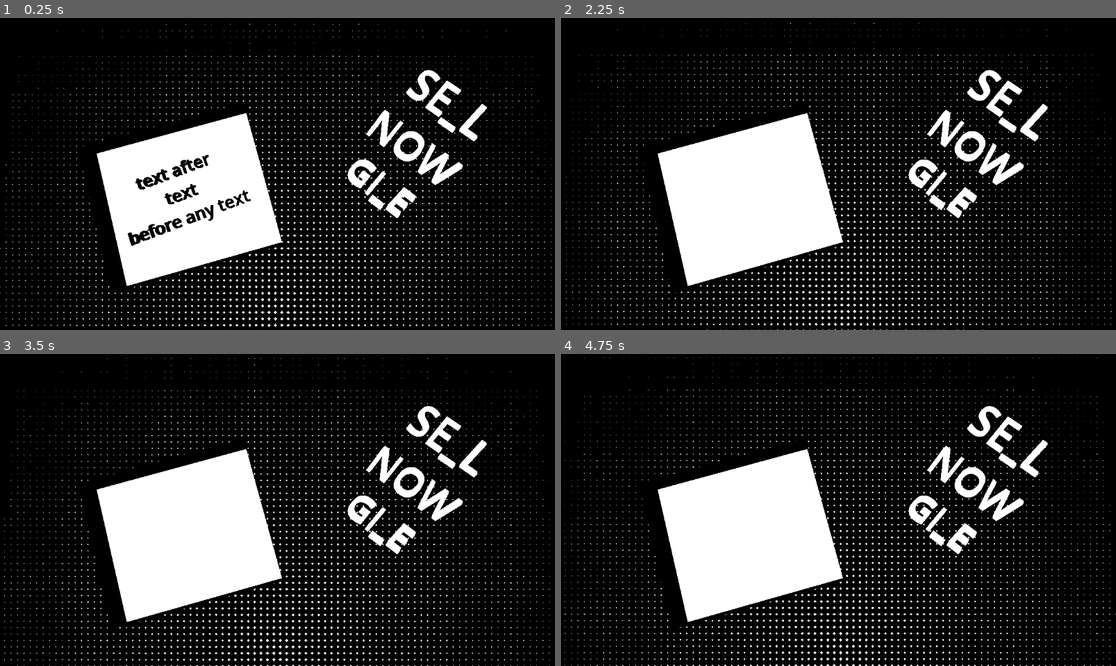
Above: before the commit, frames 1-4 (two rows, left to right).
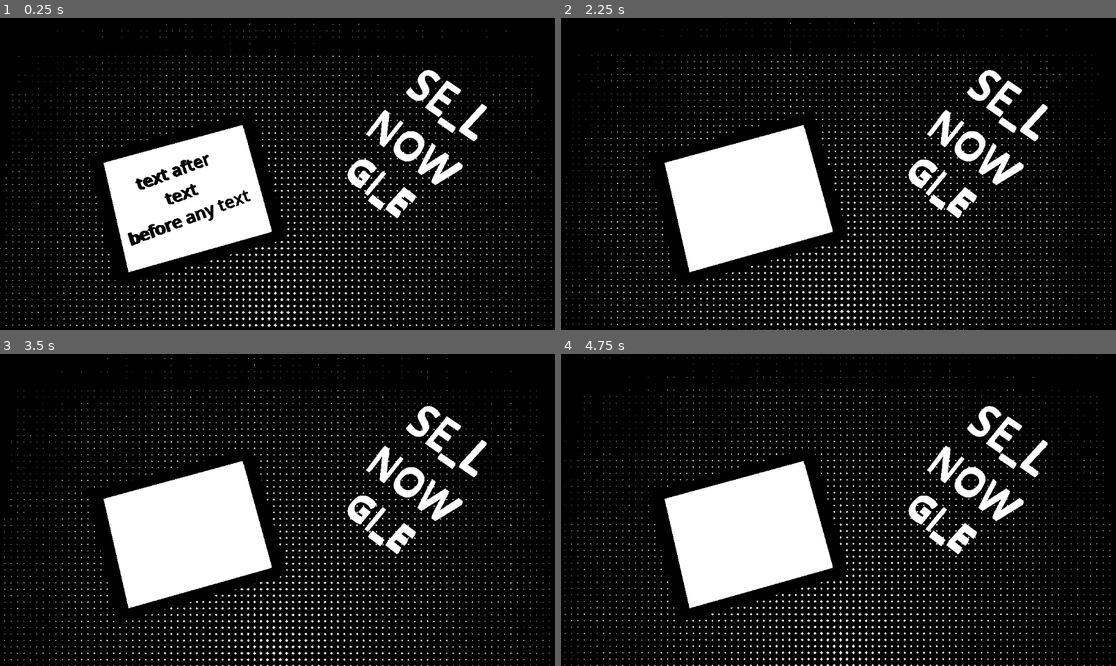
Above: after the commit, the same moments.

Repository: aHDpeee/CapitalismBut..
Game: Godot game, scene res://Scenes/desktop_3d.tscn
Same seed, same stepped clock (60 frames per second), same inputs: the game is played once before the commit and once after it.
Inputs:
- Up to frame 1 (0.25 s): no input
- Up to frame 2 (2.25 s): tap Enter at 0.5 s
- Up to frame 3 (3.5 s): no input
- Up to frame 4 (4.75 s): no input

The runs differ from the first frame. In frame 1, 3.2% of the frame differs, in the area x 14-52%, y 28-87%; in frame 2, 3.2%; in frame 3, 3.2%; in frame 4, 3.2%, in the area x 14-52%, y 27-88%.

Commit message:
Letters now drops and moves viea letters

Diff:
--- /dev/null
+++ b/Scenes/LevelTypes/anotherView.tscn
@@ -0,0 +1,50 @@
+[gd_scene format=3 uid="uid://41dc8xr88c7j"]
+
+[ext_resource type="PackedScene" uid="uid://cq4gxtstimund" path="res://Scenes/dithering.tscn" id="1_fbpbs"]
+
+[sub_resource type="CanvasItemMaterial" id="CanvasItemMaterial_cub8s"]
+
+[node name="Desktop3D" type="Node3D" unique_id=2131246589]
+
+[node name="SpotLight3D" type="SpotLight3D" parent="." unique_id=177814653]
+transform = Transform3D(1, 0, 0, 0, -0.14157511, 0.98992753, 0, -0.98992753, -0.14157511, 0, 3.1866171, 0.46919906)
+light_energy = 0.925
+distance_fade_begin = 0.0
+distance_fade_shadow = 4096.0
+spot_range = 6.839
+spot_attenuation = 2.71
+spot_angle = 65.73
+spot_angle_attenuation = 5.2780128
+
+[node name="OmniLight3D" type="OmniLight3D" parent="." unique_id=741493921]
+transform = Transform3D(1, 0, 0, 0, 1, 0, 0, 0, 1, -0.06644142, 1.9988706, 0.77108467)
+light_energy = 1.94
+light_indirect_energy = 8.295
+omni_range = 0.849
+omni_attenuation = 3.763
+
+[node name="SubViewportContainer" type="SubViewportContainer" parent="." unique_id=473255011]
+material = SubResource("CanvasItemMaterial_cub8s")
+anchors_preset = 15
+anchor_right = 1.0
+anchor_bottom = 1.0
+grow_horizontal = 2
+grow_vertical = 2
+size_flags_horizontal = 3
+size_flags_vertical = 3
+stretch = true
+metadata/_edit_use_anchors_ = true
+
+[node name="Dithering" parent="SubViewportContainer" unique_id=1856546249 instance=ExtResource("1_fbpbs")]
+
+[node name="Workspace" type="SubViewport" parent="SubViewportContainer" unique_id=278021505]
+transparent_bg = true
+handle_input_locally = false
+size = Vector2i(1152, 648)
+size_2d_override_stretch = true
+render_target_update_mode = 4
+
+[node name="OverCamera" type="Camera3D" parent="SubViewportContainer/Workspace" unique_id=956014168]
+transform = Transform3D(1, 0, 0, 0, 0.112041235, 0.9937036, 0, -0.9937036, 0.112041235, 0, 2.5017164, 0.39595973)
+cull_mask = 1047552
+fov = 46.0
--- /dev/null
+++ b/Scenes/LevelTypes/anotherWord.tscn
@@ -0,0 +1,54 @@
+[gd_scene format=3 uid="uid://dv1s5y0ikksw4"]
+
+[ext_resource type="PackedScene" uid="uid://cq4gxtstimund" path="res://Scenes/dithering.tscn" id="1_wrekw"]
+[ext_resource type="PackedScene" uid="uid://b5t340i1ok5bv" path="res://Scenes/words.tscn" id="2_jwpjo"]
+
+[sub_resource type="CanvasItemMaterial" id="CanvasItemMaterial_cub8s"]
+
+[node name="Desktop3D" type="Node3D" unique_id=2131246589]
+
+[node name="SpotLight3D" type="SpotLight3D" parent="." unique_id=177814653]
+transform = Transform3D(1, 0, 0, 0, -0.14157511, 0.98992753, 0, -0.98992753, -0.14157511, 0, 3.1866171, 0.46919906)
+light_energy = 0.925
+distance_fade_begin = 0.0
+distance_fade_shadow = 4096.0
+spot_range = 6.839
+spot_attenuation = 2.71
+spot_angle = 65.73
+spot_angle_attenuation = 5.2780128
+
+[node name="OmniLight3D" type="OmniLight3D" parent="." unique_id=741493921]
+transform = Transform3D(1, 0, 0, 0, 1, 0, 0, 0, 1, -0.06644142, 1.9988706, 0.77108467)
+light_energy = 1.94
+light_indirect_energy = 8.295
+omni_range = 0.849
+omni_attenuation = 3.763
+
+[node name="SubViewportContainer" type="SubViewportContainer" parent="." unique_id=473255011]
+material = SubResource("CanvasItemMaterial_cub8s")
+anchors_preset = 15
+anchor_right = 1.0
+anchor_bottom = 1.0
+grow_horizontal = 2
+grow_vertical = 2
+size_flags_horizontal = 3
+size_flags_vertical = 3
+stretch = true
+metadata/_edit_use_anchors_ = true
+
+[node name="Dithering" parent="SubViewportContainer" unique_id=1856546249 instance=ExtResource("1_wrekw")]
+
+[node name="Workspace" type="SubViewport" parent="SubViewportContainer" unique_id=278021505]
+transparent_bg = true
+handle_input_locally = false
+size = Vector2i(1152, 648)
+size_2d_override_stretch = true
+render_target_update_mode = 4
+
+[node name="OverCamera" type="Camera3D" parent="SubViewportContainer/Workspace" unique_id=956014168]
+transform = Transform3D(1, 0, 0, 0, 0.112041235, 0.9937036, 0, -0.9937036, 0.112041235, 0, 2.5017164, 0.39595973)
+cull_mask = 1047552
+fov = 46.0
+
+[node name="Words" parent="SubViewportContainer/Workspace" unique_id=726910023 instance=ExtResource("2_jwpjo")]
+transform = Transform3D(0.315, 0, 0, 0, 0.315, 0, 0, 0, 0.315, 0.47566134, 1.093867, 0.09811269)
--- a/Scenes/letter.tscn
+++ b/Scenes/letter.tscn
@@ -1,31 +1,43 @@
-[gd_scene format=3 uid="uid://pdkdy2dm31o1"]
+[gd_scene format=3 uid="uid://bc2e0fqulouuk"]
 
-[ext_resource type="Script" uid="uid://dgte0x5yotehe" path="res://Scripts/letter.gd" id="1_45tj6"]
+[ext_resource type="Script" uid="uid://dgte0x5yotehe" path="res://Scripts/letter.gd" id="1_ka838"]
 
-[sub_resource type="StandardMaterial3D" id="StandardMaterial3D_45tj6"]
-render_priority = 1
-transparency = 1
+[sub_resource type="PhysicsMaterial" id="PhysicsMaterial_ka838"]
+
+[sub_resource type="BoxShape3D" id="BoxShape3D_ka838"]
+size = Vector3(0.056762695, 0.06768799, 0.0546875)
+
+[sub_resource type="StandardMaterial3D" id="StandardMaterial3D_7n1mw"]
 shading_mode = 0
+
+[sub_resource type="TextMesh" id="TextMesh_sqwnb"]
+material = SubResource("StandardMaterial3D_7n1mw")
+text = "o"
+font_size = 10
+
+[sub_resource type="StandardMaterial3D" id="StandardMaterial3D_ka838"]
 albedo_color = Color(0, 0, 0, 1)
-grow = true
-grow_amount = 0.056
-stencil_mode = 3
-stencil_flags = 1
-stencil_compare = 5
-metadata/_stencil_owned = true
 
-[sub_resource type="StandardMaterial3D" id="StandardMaterial3D_ybp5m"]
-next_pass = SubResource("StandardMaterial3D_45tj6")
-stencil_mode = 1
-stencil_flags = 2
-stencil_outline_thickness = 0.056
+[sub_resource type="TextMesh" id="TextMesh_xbl6t"]
+material = SubResource("StandardMaterial3D_ka838")
+flip_faces = true
+text = "o"
+font_size = 10
 
-[sub_resource type="TextMesh" id="TextMesh_d4lrx"]
-material = SubResource("StandardMaterial3D_ybp5m")
-text = "7"
-font_size = 127
+[node name="Letter" type="RigidBody3D" unique_id=621393627]
+collision_layer = 257
+collision_mask = 257
+physics_material_override = SubResource("PhysicsMaterial_ka838")
+constant_force = Vector3(0, -20.125, 0)
+script = ExtResource("1_ka838")
 
-[node name="Letter" type="MeshInstance3D" unique_id=773841146]
-mesh = SubResource("TextMesh_d4lrx")
-script = ExtResource("1_45tj6")
-letter = "8"
+[node name="Collision" type="CollisionShape3D" parent="." unique_id=30077847]
+transform = Transform3D(1, 0, 0, 0, 1, 0, 0, 0, 1, -0.0066645443, -0.011688232, 0.0009765625)
+shape = SubResource("BoxShape3D_ka838")
+
+[node name="Shape" type="MeshInstance3D" parent="." unique_id=608263764]
+mesh = SubResource("TextMesh_sqwnb")
+
+[node name="Outline" type="MeshInstance3D" parent="Shape" unique_id=581466753]
+transform = Transform3D(1.135, 0, 0, 0, 1.135, 0, 0, 0, 1.135, 0, 0, 0)
+mesh = SubResource("TextMesh_xbl6t")
--- /dev/null
+++ b/Scenes/make_view.tscn
@@ -0,0 +1,15 @@
+[gd_scene format=3 uid="uid://c3rfd0crj1xfs"]
+
+[ext_resource type="Script" uid="uid://bp5lk013obpue" path="res://make_view.gd" id="1_20200"]
+[ext_resource type="PackedScene" uid="uid://canodryngwne8" path="res://Scenes/typing_area.tscn" id="2_k6k8p"]
+
+[node name="makeView" type="Node3D" unique_id=1882131718]
+script = ExtResource("1_20200")
+
+[node name="TypingArea" parent="." unique_id=1747342196 instance=ExtResource("2_k6k8p")]
+transform = Transform3D(0.99999994, 0, 0, 0, 1, 0, 0, 0, 0.99999994, 0, 0, 0)
+
+[node name="Camera3D" type="Camera3D" parent="." unique_id=1785864042]
+transform = Transform3D(1, 0, 0, 0, 0.03212598, 0.99948376, 0, -0.99948376, 0.03212598, 2.3841858e-07, 0.5465896, -0.056916952)
+
+[node name="Letters" type="Node3D" parent="." unique_id=202657891]
--- a/Scenes/typing_area.tscn
+++ b/Scenes/typing_area.tscn
@@ -1,38 +1,58 @@
 [gd_scene format=3 uid="uid://canodryngwne8"]
-
-[sub_resource type="StandardMaterial3D" id="StandardMaterial3D_4sr8l"]
-render_priority = 1
-transparency = 1
-shading_mode = 0
-albedo_color = Color(0, 0, 0, 1)
-grow = true
-grow_amount = 0.423
-stencil_mode = 3
-stencil_flags = 1
-stencil_compare = 5
-metadata/_stencil_owned = true
-
-[sub_resource type="StandardMaterial3D" id="StandardMaterial3D_cub8s"]
-next_pass = SubResource("StandardMaterial3D_4sr8l")
-shading_mode = 0
-stencil_mode = 1
-stencil_flags = 2
-stencil_outline_thickness = 0.423
-
-[sub_resource type="BoxMesh" id="BoxMesh_s6xkr"]
-material = SubResource("StandardMaterial3D_cub8s")
-size = Vector3(0.66, 0.08, 0.51)
 
 [sub_resource type="BoxShape3D" id="BoxShape3D_syne4"]
 size = Vector3(0.69976807, 0.3885498, 0.5358887)
 
-[node name="TypingArea" type="MeshInstance3D" unique_id=1747342196]
-transform = Transform3D(0.67773736, 0, -3.6308937, 0, 1, 0, 2.4273827, 0, 1.0137637, 0, 0, 0)
+[sub_resource type="StandardMaterial3D" id="StandardMaterial3D_nbscg"]
+shading_mode = 0
+albedo_color = Color(0, 0, 0, 1)
+stencil_flags = 2
+stencil_outline_thickness = 0.265
+
+[sub_resource type="BoxMesh" id="BoxMesh_payhe"]
+lightmap_size_hint = Vector2i(9, 10)
+material = SubResource("StandardMaterial3D_nbscg")
+flip_faces = true
+add_uv2 = true
+size = Vector3(0.66, 0.08, 0.51)
+
+[sub_resource type="StandardMaterial3D" id="StandardMaterial3D_cub8s"]
+shading_mode = 0
+stencil_flags = 2
+stencil_outline_thickness = 0.265
+
+[sub_resource type="BoxMesh" id="BoxMesh_s6xkr"]
+lightmap_size_hint = Vector2i(9, 10)
+material = SubResource("StandardMaterial3D_cub8s")
+flip_faces = true
+add_uv2 = true
+size = Vector3(0.66, 0.08, 0.51)
+
+[sub_resource type="BoxShape3D" id="BoxShape3D_nbscg"]
+size = Vector3(0.69976807, 0.07280731, 0.5358887)
+
+[node name="TypingArea" type="StaticBody3D" unique_id=1167680491]
+physics_interpolation_mode = 2
+transform = Transform3D(0.2689198, 0, -0.96316254, 0, 1, 0, 0.96316254, 0, 0.2689198, 0, 0, 0)
+
+[node name="Area3D" type="Area3D" parent="." unique_id=1603875930]
+collision_layer = 256
+collision_mask = 256
+
+[node name="CollisionShape3D" type="CollisionShape3D" parent="Area3D" unique_id=1721628196]
+transform = Transform3D(1.0000002, 0, 0, 0, 1, 0, 0, 0, 1.0000002, 0.0022888335, 0.0711267, 0.0006103218)
+shape = SubResource("BoxShape3D_syne4")
+
+[node name="outline" type="MeshInstance3D" parent="." unique_id=761808946]
+transform = Transform3D(1.055, 0, 0, 0, 1.055, 0, 0, 0, 1.055, 0, 0, 0)
+layers = 1024
+mesh = SubResource("BoxMesh_payhe")
+
+[node name="Area" type="MeshInstance3D" parent="." unique_id=502044405]
+transform = Transform3D(0.88999987, 0, 0, 0, 0.89, 0, 0, 0, 0.88999987, 0, 0, 0)
 layers = 1024
 mesh = SubResource("BoxMesh_s6xkr")
 
-[node name="Area3D" type="Area3D" parent="." unique_id=1603875930]
-
-[node name="CollisionShape3D" type="CollisionShape3D" parent="Area3D" unique_id=1721628196]
-transform = Transform3D(1, 0, 0, 0, 1, 0, 0, 0, 1, 0.0022888333, 0.0711267, 0.00061032176)
-shape = SubResource("BoxShape3D_syne4")
+[node name="CollisionShape3D" type="CollisionShape3D" parent="." unique_id=1745383827]
+transform = Transform3D(1.0000002, 0, 0, 0, 1, 0, 0, 0, 1.0000002, 0.0022888347, 0.00068068504, 0.00061032205)
+shape = SubResource("BoxShape3D_nbscg")
--- /dev/null
+++ b/Scenes/word_2_view.tscn
@@ -0,0 +1,16 @@
+[gd_scene format=3 uid="uid://batur5ocnkt1e"]
+
+[ext_resource type="Script" uid="uid://hy3pv3kpupif" path="res://word_2_view.gd" id="1_va5rw"]
+[ext_resource type="PackedScene" uid="uid://canodryngwne8" path="res://Scenes/typing_area.tscn" id="2_3q8vq"]
+
+[node name="word2View" type="Node3D" unique_id=1595958135]
+script = ExtResource("1_va5rw")
+
+[node name="TypingArea" parent="." unique_id=1747342196 instance=ExtResource("2_3q8vq")]
+transform = Transform3D(0.67773736, 0, -3.6308937, 0, 1, 0, 2.4273827, 0, 1.0137637, 0, 0, 0)
+
+[node name="DirectionalLight3D" type="DirectionalLight3D" parent="." unique_id=914439347]
+transform = Transform3D(1, 0, 0, 0, -0.0032114175, 0.9999949, 0, -0.9999949, -0.0032114175, 0, 23.265362, 0)
+
+[node name="Camera3D" type="Camera3D" parent="." unique_id=1210202467]
+transform = Transform3D(1, 0, 0, 0, 0.7491523, 0.6623978, 0, -0.6623978, 0.7491523, 0, 2.901707, 2.91927)
--- a/Scenes/words.tscn
+++ b/Scenes/words.tscn
@@ -39,4 +39,4 @@
 mesh = SubResource("TextMesh_ynwrw")
 
 [node name="TypingArea" parent="." unique_id=1747342196 instance=ExtResource("3_4sr8l")]
-transform = Transform3D(0.67773736, 0, -3.6308935, 0, 1, 0, 2.4273827, 0, 1.0137637, -2.6059337, -0.07951486, 0.7242411)
+transform = Transform3D(2.87504, 0, 0.8027257, 0, 2.985, 0, -0.8027257, 0, 2.87504, -2.6059337, -0.07951486, 0.7242411)
--- a/Scripts/controller.gd
+++ b/Scripts/controller.gd
@@ -1,8 +1,8 @@
-extends Control
+extends Node
 
-var keyspressed = []
+@export var keyspressed = []
 @export var keysstacklen = 10
-var keysstack = []
+@export var keysstack = []
 
 func shouldBeKeysArr(str):
 	var c = []
@@ -14,12 +14,22 @@
 		return c
 	return str
 
-func inStack(str: String):
+func inStackInPlace(str: String):
 	str = shouldBeKeysArr(str)
 
 	var l = len(str)
-	for x in range(1, len(str) + 1):
+	for x in range(1, l + 1):
 		if keysstack[keysstacklen-x] != str[l-x]:
+			return false
+	return true and len(str)
+func inStack(str : String):
+	var l = len(str)
+	var c = []
+	for x in range(1, l + 1):
+		c.append(keysstack[keysstacklen-x])
+	#print(c)
+	for x in str:
+		if x not in c:
 			return false
 	return true and len(str)
 func arePressed(str):
@@ -46,7 +56,8 @@
 		var c = String.chr(event.keycode).to_lower()
 		#print(event.get_keycode_with_modifiers())
 		if event.is_pressed():
-			keysstack.remove_at(0); keysstack.append(c)
+			if keysstack[-1] != c:
+				keysstack.remove_at(0); keysstack.append(c)
 			if c not in keyspressed:
 				#print(c, String.chr(event.keycode), keyspressed)
 				keyspressed.append(c)
@@ -55,6 +66,6 @@
 		else:
 			#print(c, String.chr(event.keycode), keyspressed)
 			keyspressed.erase(c)
-		if event.is_pressed() and not event.is_echo():
-			if arePressed("asd"): print("left")
-			if arePressed("l;'"): print("right")
+		#if event.is_pressed() and not event.is_echo():
+			#if arePressed("asd"): print("left")
+			#if arePressed("l;'"): print("right")
--- a/Scripts/letter.gd
+++ b/Scripts/letter.gd
@@ -1,11 +1,26 @@
-extends MeshInstance3D
+extends RigidBody3D
 
 @export var letter = ""
-
+@onready var defOutScale = $Shape/Outline.scale
 
 func _ready() -> void:
-	mesh.text = letter
+	$Shape.mesh.text = letter
+	$Shape/Outline.mesh.text = letter
 	pass
+
+func changeType(type, color=Color.DARK_RED):
+	match type:
+		"focus":
+			$Shape/Outline.scale *= defOutScale*1.2
+			$Shape.mesh.material.albedo = Color(0.617, 0.617, 0.617, 1.0)
+		"attention":
+			print(type)
+		"wrong":
+			print(type)
+		"default":
+			$Shape/Outline.scale = defOutScale
+			$Shape.mesh.material.albedo = Color.WHITE
+
 
 
 func _process(delta: float) -> void:
--- a/Scripts/words.gd
+++ b/Scripts/words.gd
@@ -1,14 +1,15 @@
 extends Node3D
 
 var s = ''
-var dic = ["GIVE", "BUY", "SELL", "NOW", "START", "MONEY", "MUST", "MORE", "WAITING"]
+var dic = {"LIVE":"GIVE", "GUY":"BUY", "BELL":"SELL", "WOW":"NOW", "MART":"START", "HONEY":"MONEY", \
+	"JUST":"MUST", "LORE":"MORE", "BAITING":"WAITING"}
 var banned = ['q', 'w', 'e', 'r', 't', 'y', 'u', 'i', 'o', 'p',
 	'a', 's', 'd', 'f', 'g', 'h', 'j', 'k', 'l',
 	'z', 'x', 'c', 'v', 'b', 'n', 'm', 'space']
 
 func _ready() -> void:
 	#AddWords(['perpetuum', 'rotation', 'rejection', 'fighter', 'magnetometr', 'sight'], 1, $ToType)
-	AddWords(dic, 1, $ToType)
+	AddWords(dic.values(), 1, $ToType)
 
 var ans3 = []
 func AddWords(ans, perk: int, object: MeshInstance3D):
@@ -49,6 +50,5 @@
 			s[-1] = ''
 		$JustTyped.mesh.text = s.to_lower()
 		if checkWords($JustTyped):
-			print_debug('correct')
 			s = ''
-			AddWords(dic, 1, $ToType)
+			AddWords(dic.values(), 1, $ToType)
--- /dev/null
+++ b/make_view.gd
@@ -0,0 +1,53 @@
+extends Node3D
+
+@onready var lInstance = preload("res://Scenes/letter.tscn")
+var activeLetterIndex = -1
+# Called when the node enters the scene tree for the first time.
+func _ready() -> void:
+	addWord("Hello")
+func addWord(alf,row=0):
+	for x in range(len(alf)):
+		addLetter(alf[x],x-len(alf)/2,row)
+		await get_tree().create_timer(0.5).timeout
+func addLetter(alf,col=0,row=0):
+		var l : RigidBody3D = lInstance.instantiate()
+		l.letter = alf
+		l.position.y = 1
+		l.rotate_x(-PI*(0.45+randf()*0.15))
+		l.get_node("Shape").mesh = l.get_node("Shape").mesh.duplicate()
+		l.get_node("Shape/Outline").mesh = l.get_node("Shape/Outline").mesh.duplicate()
+		$Letters.add_child(l)
+		l.apply_central_force(Vector3((randf()-0.5)*0.3+col,0,(randf()-0.5)*0.25+row)*20)
+		activeLetterIndex = $Letters.get_child_count()-1
+
+		return col+1
+
+func _input(event: InputEvent) -> void:
+	if event is InputEventKey:
+		Controller._input(event)
+		var chi = $Letters.get_children()
+		var achi : RigidBody3D = chi[activeLetterIndex]
+		if event.is_pressed() and not event.is_echo():
+			if Controller.inStack("asd") and Controller.arePressed("asd"):
+				achi.changeType("default")
+				activeLetterIndex = (activeLetterIndex-1+$Letters.get_child_count()) % $Letters.get_child_count()
+				chi[activeLetterIndex].changeType("focus")
+			elif Controller.inStack("l;'") and Controller.arePressed("l;'"):
+				achi.changeType("default")
+				activeLetterIndex = (activeLetterIndex+1) % $Letters.get_child_count()
+				chi[activeLetterIndex].changeType("focus")
+		if 1:
+			if Controller.arePressed("e"):
+				achi.angular_velocity = Vector3(0,-120,0)
+			if Controller.arePressed("o"):
+				achi.angular_velocity = Vector3(0,120,0)
+			if Controller.arePressed("p"):
+				achi.apply_central_force(Vector3(1,0,-1)*50)
+			if Controller.arePressed("w"):
+				achi.apply_central_force(Vector3(-1,0,-1)*50)
+			if Controller.arePressed(","):
+				achi.apply_central_force(Vector3(1,0,1)*50)
+			if Controller.arePressed("c"):
+				achi.apply_central_force(Vector3(-1,0,1)*50)
+			if Controller.arePressed("r"):
+				get_tree().reload_current_scene()
--- a/project.godot
+++ b/project.godot
@@ -15,6 +15,10 @@
 config/features=PackedStringArray("4.6", "GL Compatibility")
 config/icon="res://icon.svg"
 
+[autoload]
+
+Controller="*uid://brdi6knllhicy"
+
 [physics]
 
 3d/physics_engine="Jolt Physics"
@@ -23,5 +27,4 @@
 
 textures/canvas_textures/default_texture_filter=0
 rendering_device/driver.windows="d3d12"
-environment/defaults/default_clear_color=Color(0, 0, 0, 1)
 2d/canvas_textures/default_texture_filter=0
--- /dev/null
+++ b/word_2_view.gd
@@ -0,0 +1,18 @@
+extends Node3D
+
+var letterInstans
+# Called when the node enters the scene tree for the first time.
+func _ready() -> void:
+	letterInstans = preload("res://Scenes/letter.tscn")
+	while 1:
+		await get_tree().create_timer(2).timeout
+		var l = letterInstans.instantiate()
+		l.position = Vector3(0,1,0)
+		l.letter = "a"
+		l.process_mode = Node.PROCESS_MODE_ALWAYS
+		add_child(l)
+
+
+# Called every frame. 'delta' is the elapsed time since the previous frame.
+func _process(delta: float) -> void:
+	pass
Not shown: 1 places in Scenes/LevelTypes/completeWordsLevel.tscn that only renumber resources
Not shown, added: make_view.gd.uid
Not shown, added: word_2_view.gd.uid
